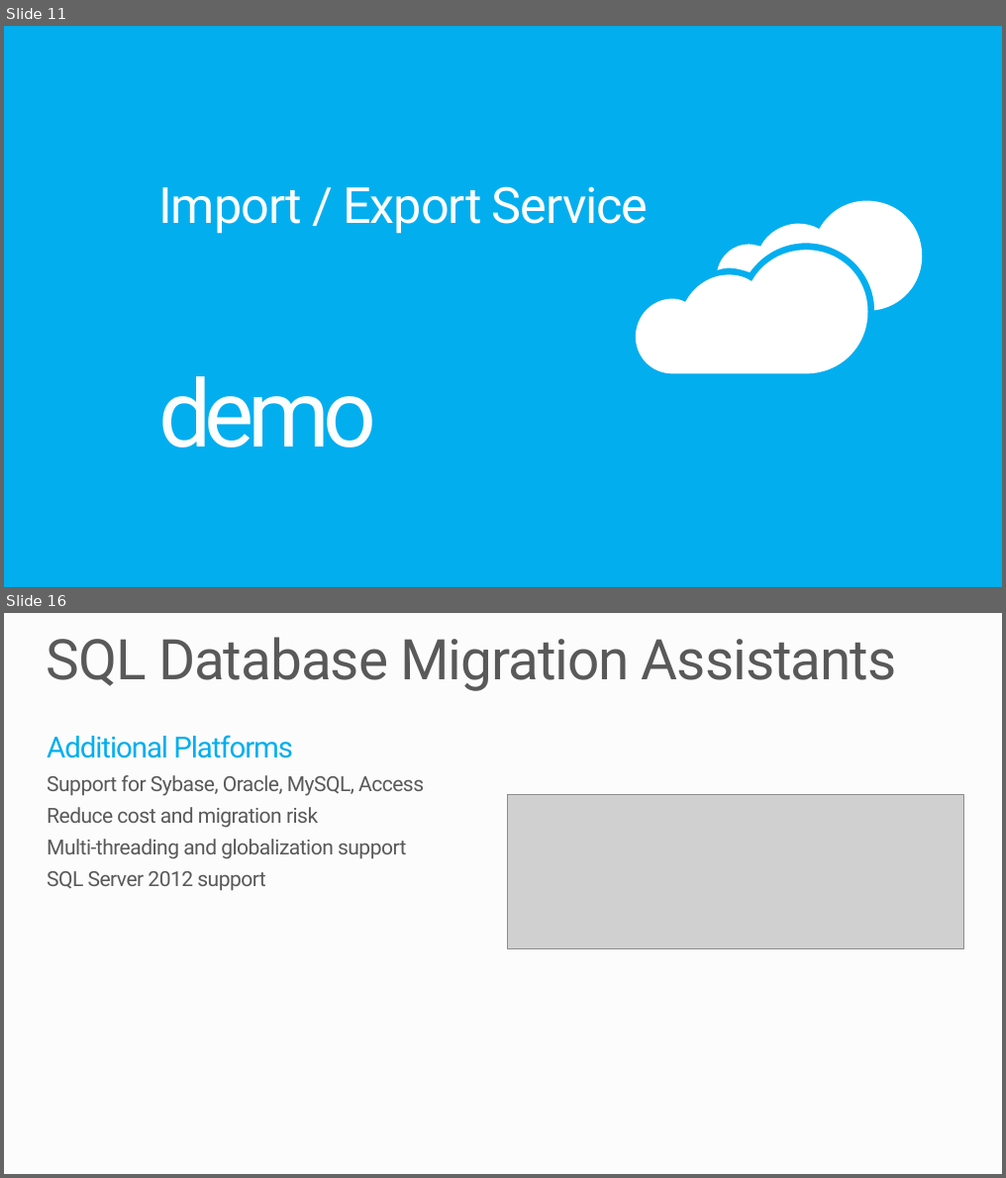
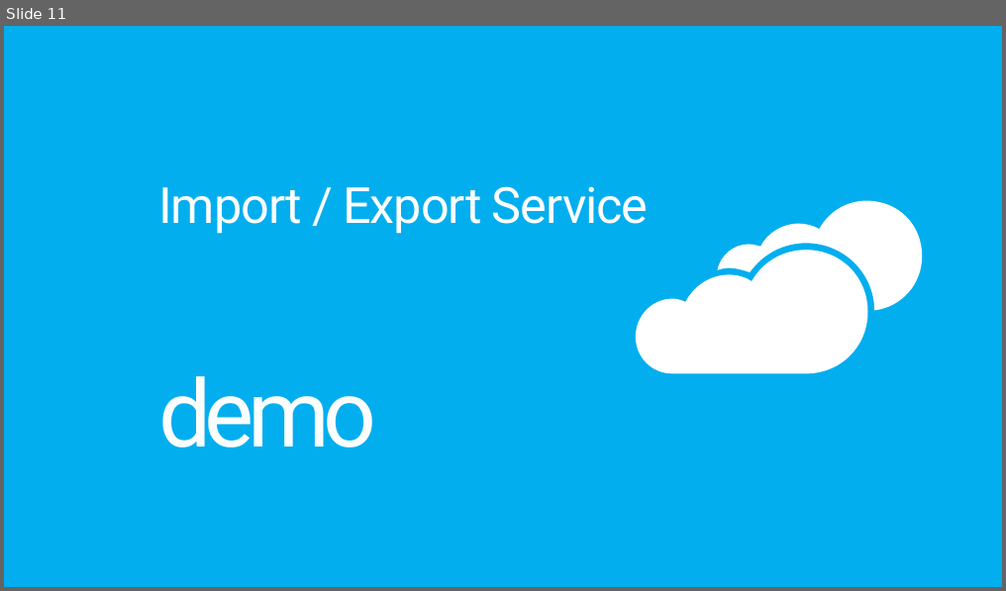
Before and after one commit to tanleittl/PRESENTATION-SQLDatabaseMigration, a slide deck: SQLDatabaseMigration.pptx. Shown one above the other, each under a label of ours: slides 11 and 16 before the commit, slide 11 after it; the slides between them are not shown. The pictures are 1006x1178 and 1006x591 pixels, drawn with LibreOffice and Linux fonts; fonts in the diff are those of the drawing; grey boxes stand for pictures; background and template pictures are left out. Boxes give left, top, right and bottom in pixels: in the first picture for what was removed or moved away, otherwise in the second. Text is boxed around its words. In the diff, an @@ line names an element or a change of style, - is before the commit and + after.

```diff
--- a/SQLDatabaseMigration.pptx
+++ b/SQLDatabaseMigration.pptx
@@ slide 16 removed at box(4, 613, 1002, 1174), background #FCFCFC @@
@@ title removed at box(47, 637, 897, 691) @@
-SQL Database Migration Assistants
@@ text removed at box(47, 735, 424, 891) @@
-Additional Platforms
-Support for Sybase, Oracle, MySQL, Access
-Reduce cost and migration risk
-Multi-threading and globalization support
-SQL Server 2012 support
@@ picture removed at box(507, 794, 963, 949) @@
```
Also in this commit, not shown: 7 slides changed, 5 slides added, 5 other slides removed.
